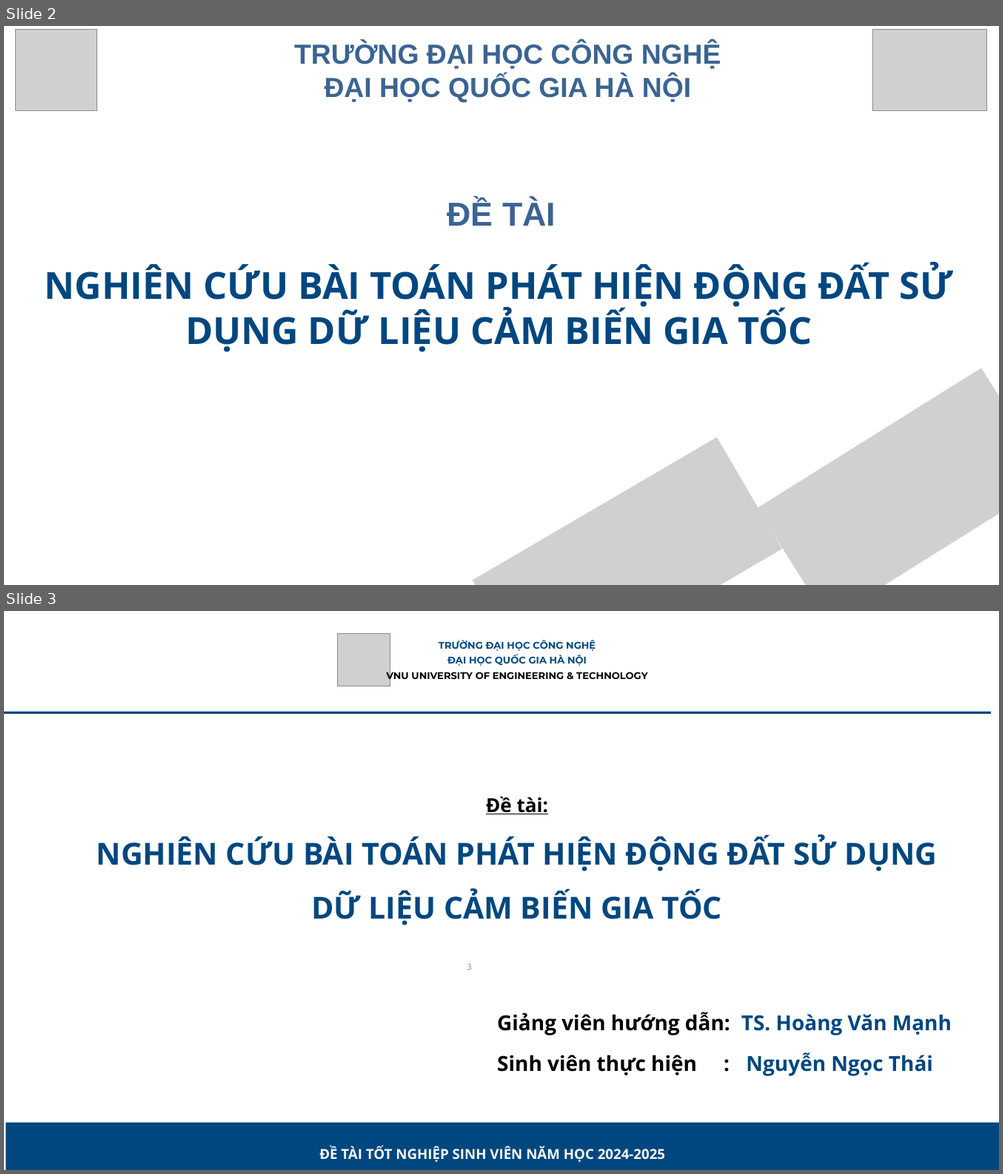
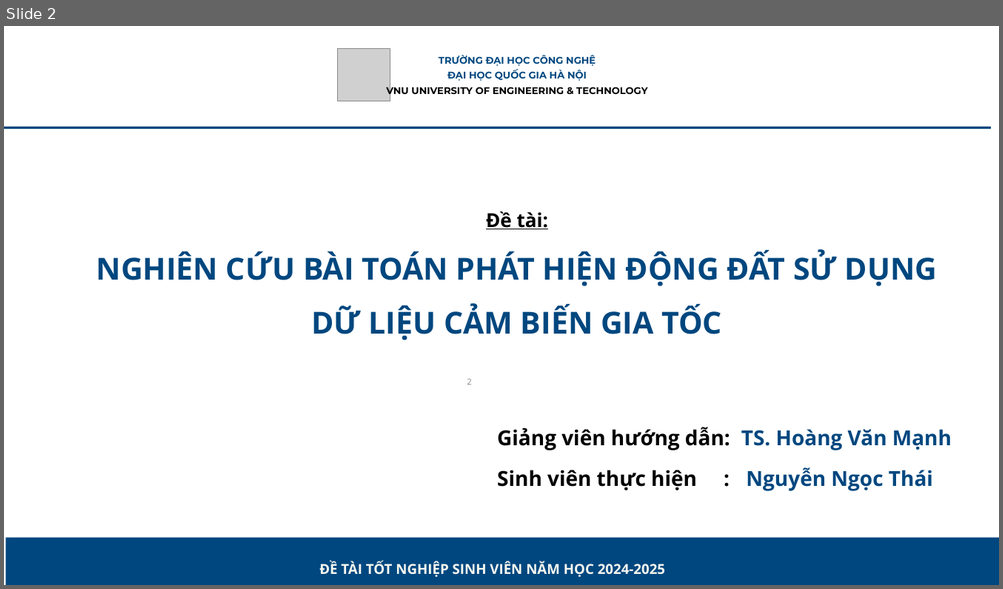
Before and after one commit to nnthai167/KLTN, a slide deck: PPT_KHOA LUẬN.pptx. Shown one above the other, each under a label of ours: slides 2 and 3 before the commit, slide 2 after it. The pictures are 1003x1174 and 1003x589 pixels, drawn with LibreOffice and Linux fonts; fonts in the diff are those of the drawing; grey boxes stand for pictures; background and template pictures are left out. Boxes give left, top, right and bottom in pixels: in the first picture for what was removed or moved away, otherwise in the second. Text is boxed around its words. In the diff, an @@ line names an element or a change of style, - is before the commit and + after.

```diff
--- a/PPT_KHOA LUẬN.pptx
+++ b/PPT_KHOA LUẬN.pptx
@@ slide 2 removed at bbox=[4, 26, 999, 585], background picture (left out) @@
@@ picture removed at bbox=[15, 30, 96, 110] @@
@@ text removed at bbox=[294, 42, 721, 103] @@
-TRƯỜNG ĐẠI HỌC CÔNG NGHỆ
-ĐẠI HỌC QUỐC GIA HÀ NỘI
@@ picture removed at bbox=[872, 30, 986, 110] @@
@@ text removed at bbox=[447, 200, 555, 226] @@
-ĐỀ TÀI
@@ text removed at bbox=[45, 264, 952, 352] @@
-NGHIÊN CỨU BÀI TOÁN PHÁT HIỆN ĐỘNG ĐẤT SỬ DỤNG DỮ LIỆU CẢM BIẾN GIA TỐC
@@ picture removed at bbox=[757, 369, 999, 585] @@
@@ picture removed at bbox=[472, 438, 782, 585] @@
@@ what was slide 3 is now slide 2 @@
```
Also in this commit, not shown: 13 slides changed, 13 other files.
